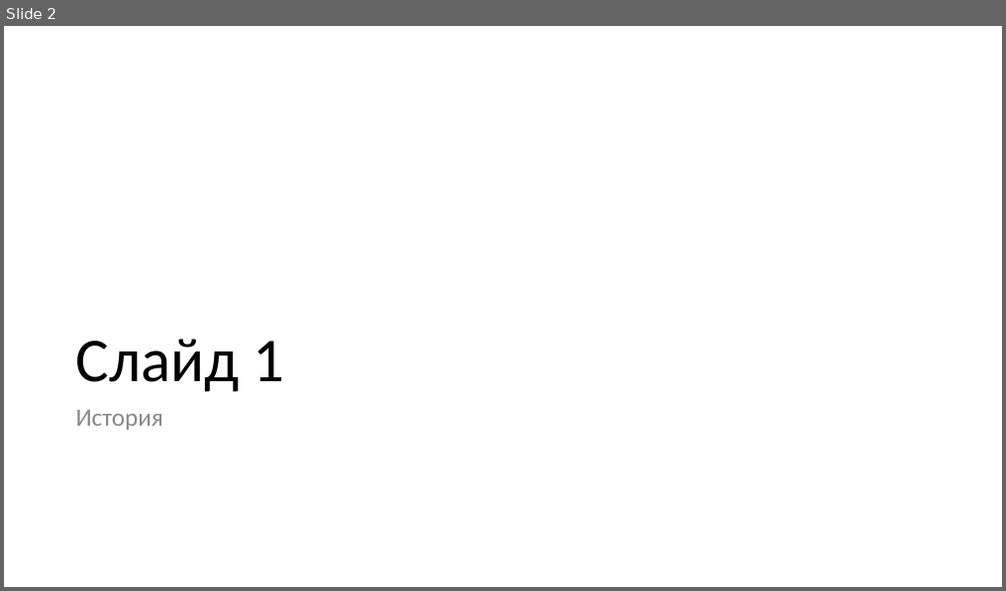
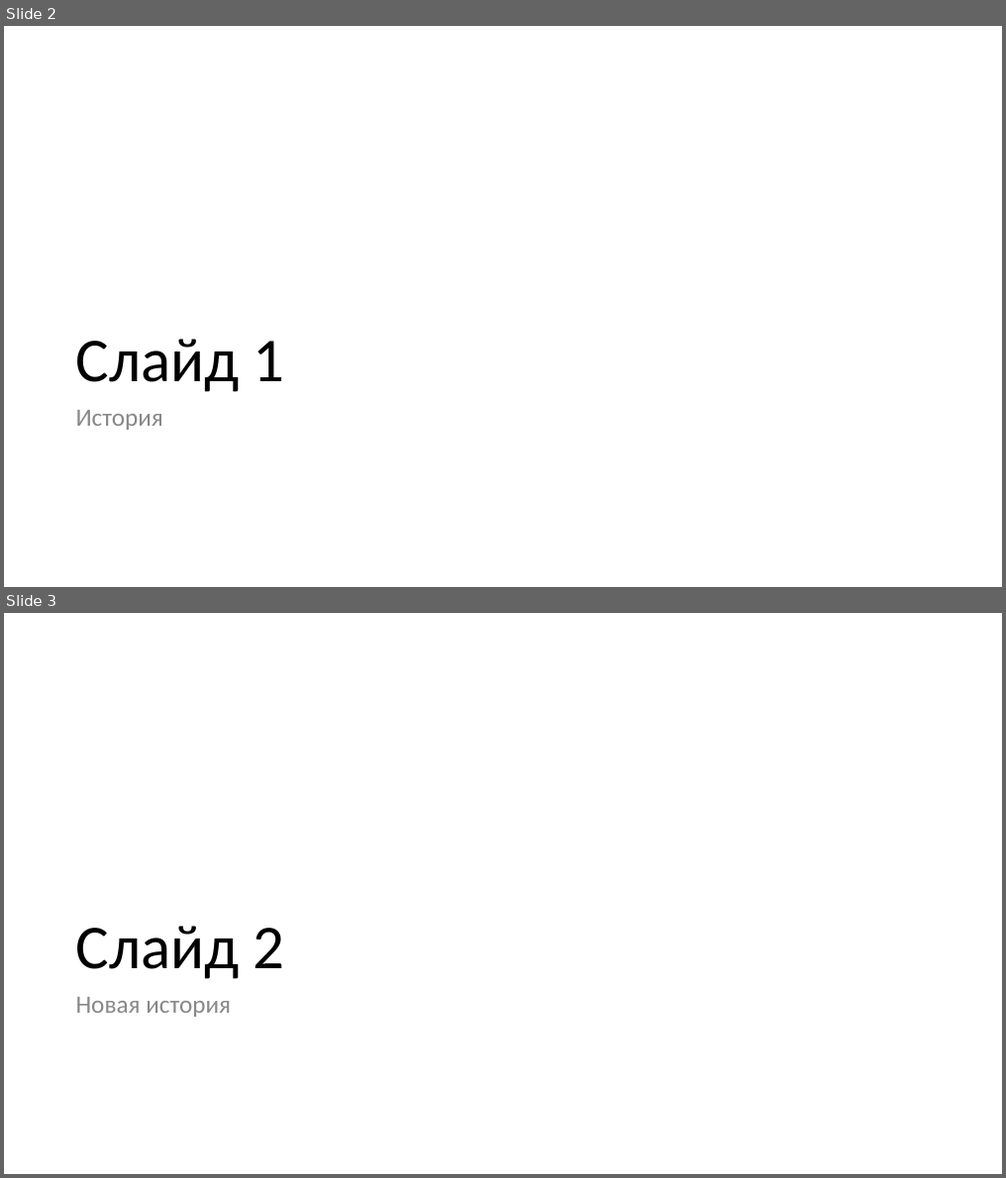
Before and after one commit to waxlight/presentation, a slide deck: Системы контроля версий.pptx. Shown one above the other, each under a label of ours: slide 2 before the commit, slides 2 and 3 after it. The pictures are 1006x591 and 1006x1178 pixels, drawn with LibreOffice and Linux fonts; fonts in the diff are those of the drawing. Boxes give left, top, right and bottom in pixels: in the first picture for what was removed or moved away, otherwise in the second. Text is boxed around its words. In the diff, an @@ line names an element or a change of style, - is before the commit and + after.

```diff
--- a/Системы контроля версий.pptx
+++ b/Системы контроля версий.pptx
@@ slide 3 added at bbox=[4, 613, 1002, 1174], background #FFFFFF @@
@@ title added at bbox=[76, 926, 285, 979], 60 pt, text #000000 @@
+Слайд 2
@@ text added at bbox=[76, 997, 231, 1017], 24 pt, text #888888 @@
+Новая история
```
